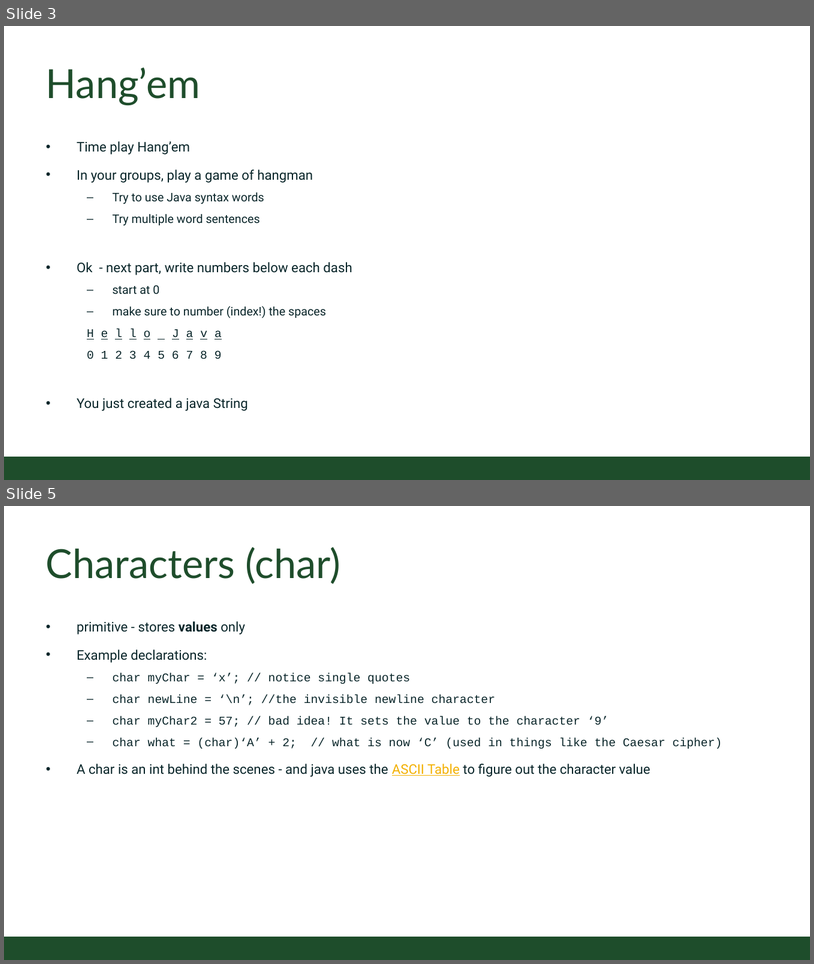
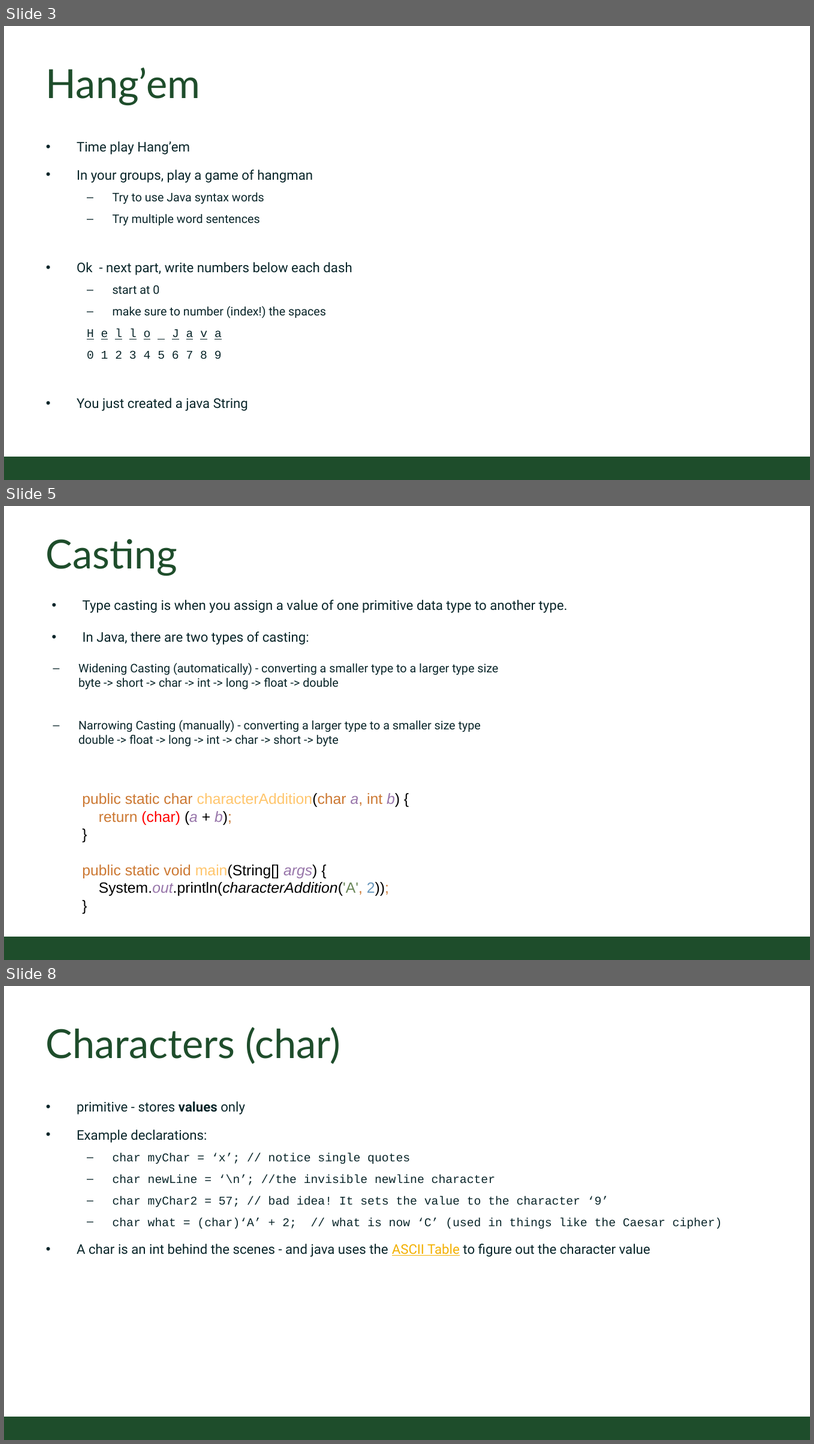
Before and after one commit to CSU-CompSci-CS163-4/Handouts, a slide deck: slides/On-Campus/02_03_CharactersAndStrings.pptx. Shown one above the other, each under a label of ours: slides 3 and 5 before the commit, slides 3, 5 and 8 after it; the slides between them are not shown. The pictures are 814x964 and 814x1444 pixels, drawn with LibreOffice and Linux fonts; fonts in the diff are those of the drawing; background and template pictures are left out. Boxes give left, top, right and bottom in pixels: in the first picture for what was removed or moved away, otherwise in the second. Text is boxed around its words. In the diff, an @@ line names an element or a change of style, - is before the commit and + after.

Commit message:
added casting example and quick code slide

```diff
--- a/slides/On-Campus/02_03_CharactersAndStrings.pptx
+++ b/slides/On-Campus/02_03_CharactersAndStrings.pptx
@@ slide 5 added at (4,506,810,960), background #FFFFFF; not listed: 1 template element that a slide beside it also shows @@
@@ title added at (46,539,178,576), 54 pt, text #1E4D2B @@
+Casting
@@ text added at (78,600,568,747), 16 pt, text #092529 @@
+• Type casting is when you assign a value of one primitive data type to another type.
+• In Java, there are two types of casting:
+  – Widening Casting (automatically) - converting a smaller type to a larger type size
+    byte -> short -> char -> int -> long -> float -> double
+  – Narrowing Casting (manually) - converting a larger type to a smaller size type
+    double -> float -> long -> int -> char -> short -> byte
@@ text added at (82,793,400,895), 20 pt, text #000000 @@
+public static char characterAddition(char a, int b) {
+return (char) (a + b);
+}
+public static void main(String[] args) {
+System.out.println(characterAddition('A', 2));
+}
@@ what was slide 5 is now slide 8 @@
```
Also in this commit, not shown: 4 slides changed, 3 other slides added.
